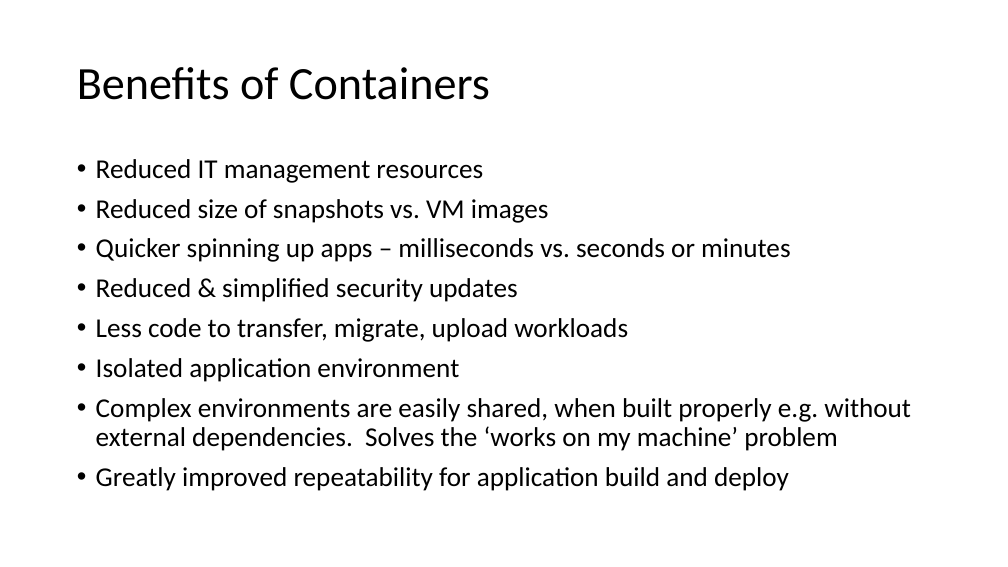
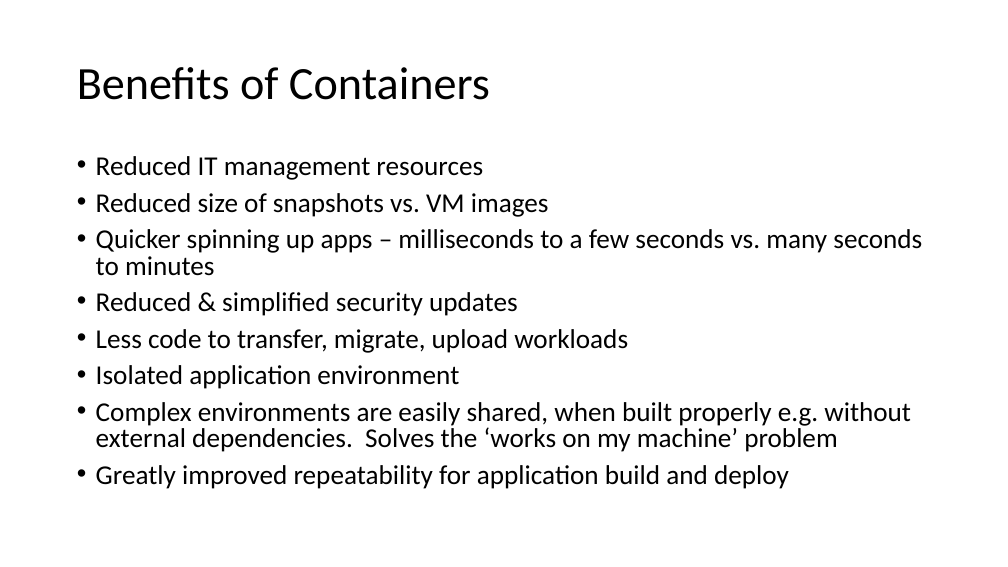
Before and after one commit to bassmandja/docker101, a slide deck: slide 5 of Docker 101.pptx. Drawn at 1008x567 pixels with LibreOffice and Linux fonts; fonts in the diff are those of the drawing. Boxes give left, top, right and bottom in pixels: in the first picture for what was removed or moved away, otherwise in the second. Text is boxed around its words. In the diff, an @@ line names an element or a change of style, - is before the commit and + after.

Commit message:
Updates

```diff
--- a/Docker 101.pptx
+++ b/Docker 101.pptx
@@ text at bbox=[96, 156, 911, 489]: line spacing 0.9 to 0.8 @@
@@ text at bbox=[96, 229, 922, 276]: text changed @@
-• Quicker spinning up apps – milliseconds vs. seconds or minutes
+• Quicker spinning up apps – milliseconds to a few seconds vs. many seconds to minutes
```
Also in this commit, not shown: 1 other slide changed, 2 slides added.
